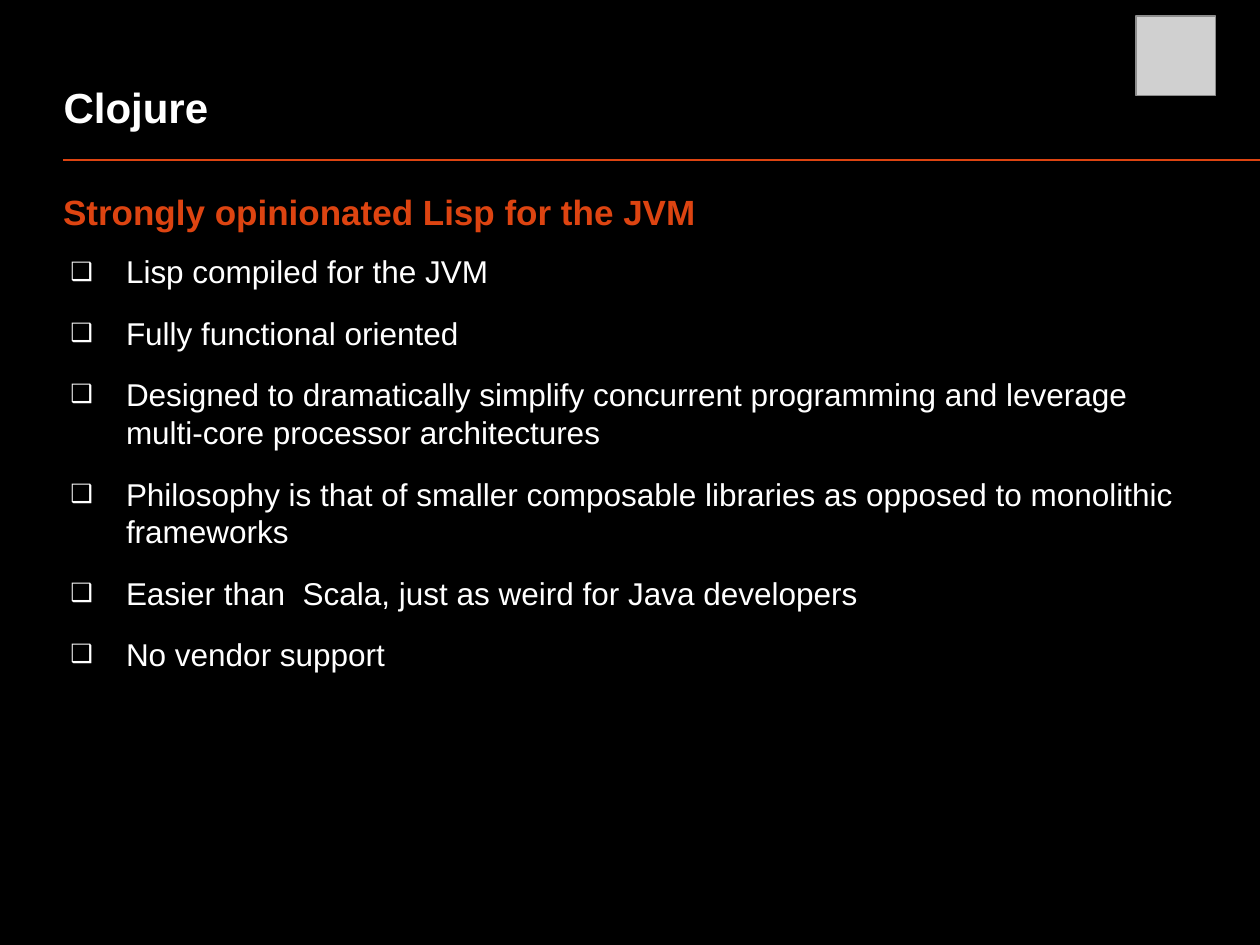
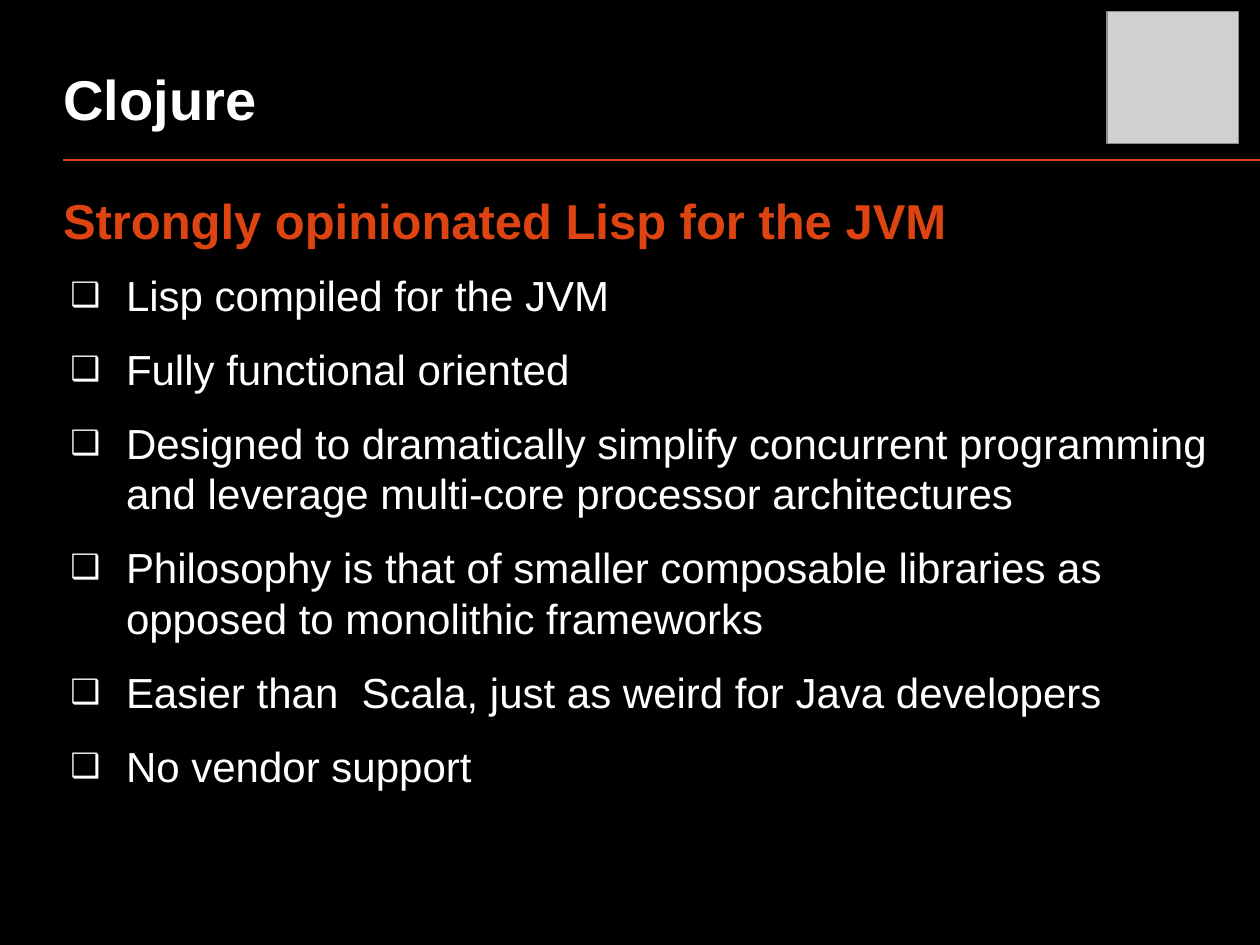
Before and after one commit to oscarrenalias/openslava-2013, a slide deck: slide 14 of Dynamic languages/OpenSlava 2013 - Dynamic languages.pptx (slide 23 before the commit). Drawn at 1260x945 pixels with LibreOffice and Linux fonts; fonts in the diff are those of the drawing; grey boxes stand for pictures. Boxes give left, top, right and bottom in pixels: in the first picture for what was removed or moved away, otherwise in the second. Text is boxed around its words. In the diff, an @@ line names an element or a change of style, - is before the commit and + after.

```diff
--- a/Dynamic languages/OpenSlava 2013 - Dynamic languages.pptx
+++ b/Dynamic languages/OpenSlava 2013 - Dynamic languages.pptx
@@ title "Clojure" at (64,79,257,131): size 24 to 32 pt @@
@@ picture added at (1108,11,1240,144) @@
@@ picture removed at (1137,16,1216,96) @@
@@ text "Strongly opinionated Lisp for the ..." at (63,203,1206,790): size 20 to 28 pt in "Strongly opinionated Lisp for the JVM"; size 18 to 24 pt in "Lisp compiled for the JVM", "Fully functional oriented", "Designed to dramatically simplify concurrent programming and ...", "Philosophy is that of smaller composable libraries ..." and 2 more places @@
```
Also in this commit, not shown: 25 other slides changed, 1 slide added, 12 slides removed, 1 other file.
